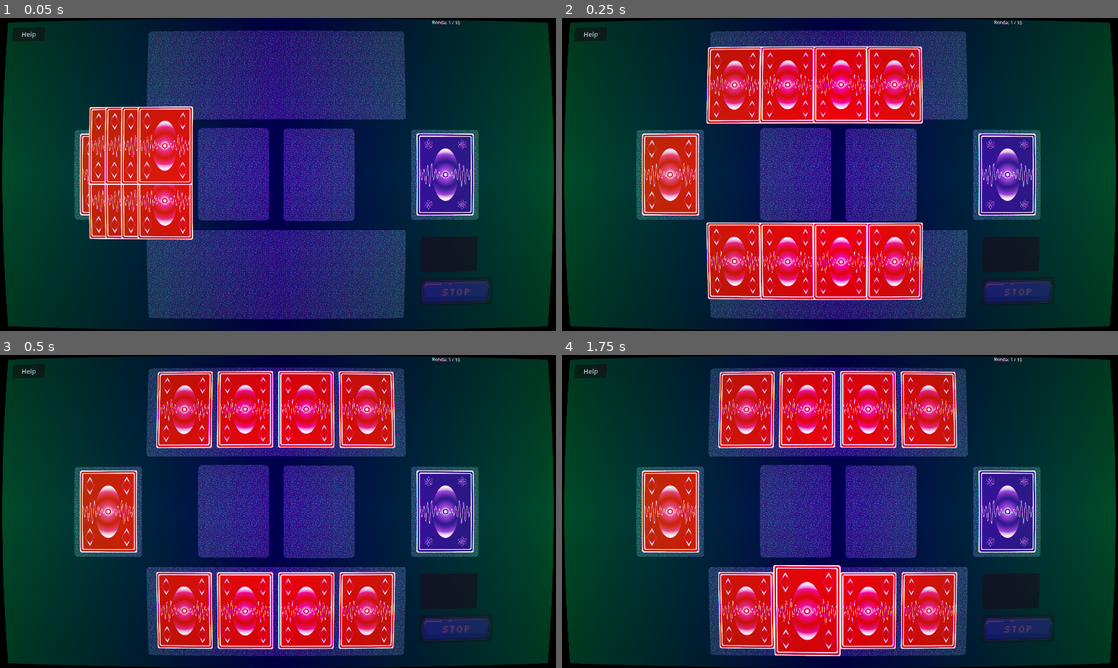
Above: before the commit, frames 1-4 (two rows, left to right).
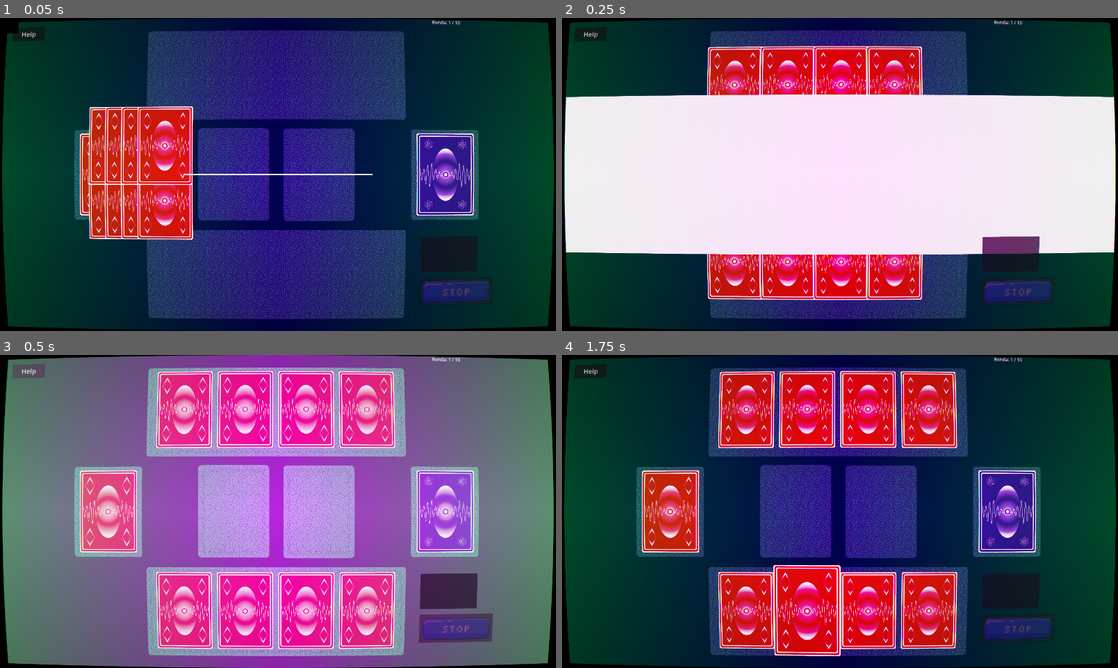
Above: after the commit, the same moments.

Repository: nmanteiga/BrinQo-Quantum-GameJam
Game: Godot game, scene res://scenes/crt_main.tscn
The game is run twice, just before and just after one commit, with the same random seed, the same clock (stepped at 60 frames per second) and the same inputs.
Inputs (mouse positions are in pixels of both pictures, inside the frame that each line leads up to):
- Up to frame 1 (0.05 s): no input
- Up to frame 2 (0.25 s): no input
- Up to frame 3 (0.5 s): no input
- Up to frame 4 (1.75 s): move the mouse to (962, 495) at 0.52 s; click (962, 495) at 0.67 s; tap Enter at 1.25 s; drag from (728, 527) to (812, 574) at 1.27 s

The runs differ from the first frame. In frame 1, 0.2% of the frame differs, in the area x 1-68%, y 1-51%; in frame 2, 49%; in frame 3, 95%, in the area x 0-100%, y 0-100%; in frame 4, nothing differs.

Commit message:
Adiciones menú principal Xian

Diff:
--- /dev/null
+++ b/scenes/boton-menu-principal.gdshader
@@ -0,0 +1,34 @@
+shader_type canvas_item;
+
+uniform sampler2D screen_texture : hint_screen_texture, filter_nearest;
+
+uniform float chaos : hint_range(0.0, 30.0) = 0.0;
+uniform float border_thickness : hint_range(0.0, 10.0) = 3.0;
+uniform vec4 border_color : source_color = vec4(1.0, 1.0, 1.0, 1.0);
+
+void fragment() {
+	vec2 uv = UV;
+
+	vec2 offset = vec2(0.0);
+	if (chaos > 0.1) {
+		float block_size = 20.0;
+		vec2 blocks = floor(uv * block_size);
+		float noise_x = sin(dot(blocks, vec2(12.9898, 78.233)) + TIME * 10.0);
+		float noise_y = cos(dot(blocks, vec2(39.346, 11.135)) - TIME * 10.0);
+		offset = vec2(noise_x, noise_y) * chaos * 0.001;
+	}
+
+	vec3 background = texture(screen_texture, SCREEN_UV + offset).rgb;
+
+	vec2 pixel_size = fwidth(UV);
+	vec2 border_size = pixel_size * border_thickness;
+
+	vec2 top_left = step(uv, border_size);
+	vec2 bottom_right = step(vec2(1.0) - border_size, uv);
+
+	float border_mask = max(max(top_left.x, top_left.y), max(bottom_right.x, bottom_right.y));
+
+	vec3 final_color = mix(background, border_color.rgb, border_mask * border_color.a);
+
+	COLOR = vec4(final_color, 1.0);
+}
--- a/scenes/crt_main.gd
+++ b/scenes/crt_main.gd
@@ -6,11 +6,23 @@
 @onready var close_button = $SubViewport/UILayer/HelpOverlay/MarginContainer/VBoxContainer/CloseButton
 @onready var table = $SubViewport/table
 @onready var music_player = $SubViewport/MusicPlayer
+@onready var turn_on_flash = $SubViewport/UILayer/TurnOnFlash
+@onready var black_bg = $SubViewport/UILayer/BlackBackground
 
 var currently_hovered = null
 var is_paused = false
 
 func _ready():
+	black_bg.visible = true
+	turn_on_flash.visible = true
+	turn_on_flash.scale = Vector2(0.0, 0.005)
+	var tween = create_tween()
+	tween.tween_property(turn_on_flash, "scale:x", 1.0, 0.15).set_ease(Tween.EASE_OUT)
+	tween.tween_property(turn_on_flash, "scale:y", 1.0, 0.2).set_ease(Tween.EASE_OUT)
+	tween.parallel().tween_callback(func(): black_bg.visible = false) # Quitamos lo negro justo cuando el blanco llena todo
+	tween.tween_property(turn_on_flash, "modulate:a", 0.0, 0.3) # El blanco se vuelve transparente
+	tween.tween_callback(func(): turn_on_flash.visible = false)
+
 	help_button.pressed.connect(_on_help_button_pressed)
 	close_button.pressed.connect(_on_close_button_pressed)
 	if music_player:
--- a/scenes/crt_main.tscn
+++ b/scenes/crt_main.tscn
@@ -204,3 +204,17 @@
 size_flags_horizontal = 4
 theme_override_font_sizes/font_size = 28
 text = "Close (ESC)"
+
+[node name="BlackBackground" type="ColorRect" parent="SubViewport/UILayer" unique_id=702165317]
+offset_right = 40.0
+offset_bottom = 40.0
+color = Color(0, 0, 0, 1)
+
+[node name="TurnOnFlash" type="ColorRect" parent="SubViewport/UILayer" unique_id=1928960778]
+anchors_preset = 15
+anchor_right = 1.0
+anchor_bottom = 1.0
+grow_horizontal = 2
+grow_vertical = 2
+pivot_offset = Vector2(960, 540)
+mouse_filter = 2
--- /dev/null
+++ b/scenes/help_overlay.gd
@@ -0,0 +1,88 @@
+extends Control
+
+# --- CONFIGURACIÓN ---
+@export var portada_texture : Texture2D
+@export var paginas_textures : Array[Texture2D]
+
+# --- REFERENCIAS INTERNAS ---
+@onready var book_container = $BookContainer
+@onready var cover_image = $BookContainer/CoverImage
+@onready var pages_container = $BookContainer/PagesContainer
+@onready var scroll_container = $BookContainer/PagesContainer/ScrollContainer
+@onready var page_content = $BookContainer/PagesContainer/ScrollContainer/PageContent
+@onready var timer_portada = $TimerPortada
+@onready var anim_player = $AnimationPlayer
+@onready var next_button = $BookContainer/PagesContainer/NextButton
+@onready var close_button = $BookContainer/PagesContainer/CloseButton
+
+# --- VARIABLES ---
+var pagina_actual_idx = 0
+var manual_abierto = false
+signal on_close
+
+func _ready():
+	# Inicialización
+	visible = false
+	pages_container.visible = false
+	cover_image.visible = true
+	timer_portada.timeout.connect(_abrir_libro)
+	next_button.pressed.connect(_siguiente_pagina)
+	close_button.pressed.connect(_cerrar_manual)
+
+	if portada_texture:
+		cover_image.texture = portada_texture
+
+func iniciar_manual():
+	visible = true
+	manual_abierto = true
+	pagina_actual_idx = 0
+	book_container.scale = Vector2(1, 1)
+	cover_image.visible = true
+	cover_image.modulate.a = 1.0
+	pages_container.visible = false
+	anim_player.play("entrada_desde_abajo")
+
+	await anim_player.animation_finished
+	timer_portada.start(3.0)
+
+func _abrir_libro():
+	anim_player.play("abrir_libro_zoom")
+
+	if paginas_textures.size() > 0:
+		page_content.texture = paginas_textures[0]
+
+	pages_container.visible = true
+	scroll_container.scroll_vertical = 0
+	_actualizar_botones()
+
+func _siguiente_pagina():
+	pagina_actual_idx += 1
+
+	if pagina_actual_idx < paginas_textures.size():
+		var tween = create_tween()
+		tween.tween_property(page_content, "modulate:a", 0.0, 0.1)
+		tween.tween_callback(func():
+			page_content.texture = paginas_textures[pagina_actual_idx]
+			scroll_container.scroll_vertical = 0 # Volver arriba al cambiar página
+		)
+		tween.tween_property(page_content, "modulate:a", 1.0, 0.1)
+
+		_actualizar_botones()
+	else:
+		_cerrar_manual()
+
+func _actualizar_botones():
+	if pagina_actual_idx == paginas_textures.size() - 1:
+		next_button.text = "FINISH"
+	else:
+		next_button.text = "NEXT >"
+
+func _cerrar_manual():
+	if not manual_abierto: return
+	manual_abierto = false
+
+	anim_player.play_backwards("entrada_desde_abajo")
+	await anim_player.animation_finished
+
+	visible = false
+	emit_signal("on_close")
--- /dev/null
+++ b/scenes/menu/boton-menu-principal.gdshader
@@ -0,0 +1,34 @@
+shader_type canvas_item;
+
+uniform sampler2D screen_texture : hint_screen_texture, filter_nearest;
+
+uniform float chaos : hint_range(0.0, 30.0) = 0.0;
+uniform float border_thickness : hint_range(0.0, 10.0) = 3.0;
+uniform vec4 border_color : source_color = vec4(1.0, 1.0, 1.0, 1.0);
+
+void fragment() {
+	vec2 uv = UV;
+
+	vec2 offset = vec2(0.0);
+	if (chaos > 0.1) {
+		float block_size = 20.0;
+		vec2 blocks = floor(uv * block_size);
+		float noise_x = sin(dot(blocks, vec2(12.9898, 78.233)) + TIME * 10.0);
+		float noise_y = cos(dot(blocks, vec2(39.346, 11.135)) - TIME * 10.0);
+		offset = vec2(noise_x, noise_y) * chaos * 0.001;
+	}
+
+	vec3 background = texture(screen_texture, SCREEN_UV + offset).rgb;
+
+	vec2 pixel_size = fwidth(UV);
+	vec2 border_size = pixel_size * border_thickness;
+
+	vec2 top_left = step(uv, border_size);
+	vec2 bottom_right = step(vec2(1.0) - border_size, uv);
+
+	float border_mask = max(max(top_left.x, top_left.y), max(bottom_right.x, bottom_right.y));
+
+	vec3 final_color = mix(background, border_color.rgb, border_mask * border_color.a);
+
+	COLOR = vec4(final_color, 1.0);
+}
--- /dev/null
+++ b/scenes/menu/fondo_estrelas.gdshader
@@ -0,0 +1,40 @@
+shader_type canvas_item;
+
+uniform vec2 resolution = vec2(1152.0, 648.0);
+uniform sampler2D noise_texture: filter_nearest, repeat_enable;
+uniform float density: hint_range(1.0, 100.0, 0.1) = 20.0;
+
+uniform float rotation_speed: hint_range(-1.0, 1.0, 0.001) = 0.02;
+uniform float spiral_curve: hint_range(-10.0, 10.0, 0.01) = 3.0;
+
+uniform vec2 center_offset = vec2(0.5, 1.0);
+
+uniform float layers: hint_range(1.0, 10.0, 1.0) = 5.0;
+
+void fragment() {
+	vec2 uv = UV;
+	float aspect = resolution.x / resolution.y;
+	uv.x *= aspect;
+
+	vec2 center = vec2(center_offset.x * aspect, center_offset.y);
+	vec2 rel_uv = uv - center;
+	float dist = length(rel_uv);
+	float angle = atan(rel_uv.y, rel_uv.x);
+
+	float stars = 0.0;
+
+	for (float i = 0.0; i < layers; i += 1.0) {
+		float layer_shift = i * 0.2;
+		float brightness = 1.0 - i * 0.2;
+
+		float new_angle = angle + (TIME * rotation_speed) + (dist * spiral_curve) + (i * 0.5);
+
+		vec2 spiral_uv = vec2(cos(new_angle), sin(new_angle)) * dist;
+
+		vec2 movement = vec2(TIME * rotation_speed * 0.5);
+
+		stars += step(0.2, pow(texture(noise_texture, spiral_uv + movement + layer_shift).r, density)) * brightness;
+	}
+
+	COLOR = vec4(vec3(stars), 1.0);
+}
--- /dev/null
+++ b/scenes/menu/fondo_estrelas.tscn
@@ -0,0 +1,26 @@
+[gd_scene format=3 uid="uid://dfkran2f8pvnr"]
+
+[ext_resource type="Shader" uid="uid://b5gt830h2j8xd" path="res://scenes/fondo_estrelas.gdshader" id="1_s0so6"]
+
+[sub_resource type="FastNoiseLite" id="FastNoiseLite_1n7ox"]
+noise_type = 0
+frequency = 0.35
+
+[sub_resource type="NoiseTexture2D" id="NoiseTexture2D_26eoj"]
+noise = SubResource("FastNoiseLite_1n7ox")
+
+[sub_resource type="ShaderMaterial" id="ShaderMaterial_xk6e6"]
+shader = ExtResource("1_s0so6")
+shader_parameter/resolution = Vector2(600, 400)
+shader_parameter/noise_texture = SubResource("NoiseTexture2D_26eoj")
+shader_parameter/density = 20.0
+shader_parameter/speed_x = 20.0
+shader_parameter/speed_y = 20.0
+shader_parameter/layers = 5.0
+
+[node name="FondoEstrelas" type="Node2D" unique_id=287089295]
+
+[node name="ColorRect" type="ColorRect" parent="." unique_id=1438668978]
+material = SubResource("ShaderMaterial_xk6e6")
+offset_right = 1920.0
+offset_bottom = 1080.0
--- /dev/null
+++ b/scenes/menu/title_screen.gdshader
@@ -0,0 +1,25 @@
+shader_type canvas_item;
+
+uniform float star_density = 250.0;
+uniform vec2 star_speed = vec2(0.02, 0.05);
+
+float rand(vec2 p) {
+    return fract(sin(dot(p, vec2(127.1, 311.7))) * 43758.5453123);
+}
+
+void fragment() {
+    vec2 uv = UV + TIME * star_speed;
+
+    vec2 gv = fract(uv * star_density);
+    vec2 id = floor(uv * star_density);
+
+    float r = rand(id);
+    float star = step(0.995, r);
+
+    float d = length(gv - 0.5);
+    float size = mix(0.3, 1.0, r);
+	star *= size;
+
+
+    COLOR = vec4(vec3(star), 1.0);
+}
--- /dev/null
+++ b/scenes/menu/title_screen.tscn
@@ -0,0 +1,177 @@
+[gd_scene format=3 uid="uid://lhq6ggjgaf71"]
+
+[ext_resource type="Script" uid="uid://do3c8klutomjs" path="res://title_screen.gd" id="1_fgkus"]
+[ext_resource type="FontFile" uid="uid://bfu4fc1t3nsdj" path="res://assets/VT323/VT323-Regular.ttf" id="1_mgrm8"]
+[ext_resource type="Shader" uid="uid://b5gt830h2j8xd" path="res://scenes/menu/fondo_estrelas.gdshader" id="2_sa3yf"]
+[ext_resource type="Shader" uid="uid://dbt0li63mm2lh" path="res://scenes/boton-menu-principal.gdshader" id="3_s4lrb"]
+
+[sub_resource type="Theme" id="Theme_dc4i4"]
+default_font = ExtResource("1_mgrm8")
+
+[sub_resource type="FastNoiseLite" id="FastNoiseLite_sa3yf"]
+noise_type = 0
+frequency = 1.0
+
+[sub_resource type="NoiseTexture2D" id="NoiseTexture2D_s4lrb"]
+noise = SubResource("FastNoiseLite_sa3yf")
+
+[sub_resource type="ShaderMaterial" id="ShaderMaterial_s4lrb"]
+shader = ExtResource("2_sa3yf")
+shader_parameter/resolution = Vector2(600, 400)
+shader_parameter/noise_texture = SubResource("NoiseTexture2D_s4lrb")
+shader_parameter/density = 20.0
+shader_parameter/rotation_speed = 0.03600004921000011
+shader_parameter/spiral_curve = 0.10000015050212065
+shader_parameter/center_offset = Vector2(0.5, 1)
+shader_parameter/layers = 5.0
+
+[sub_resource type="ShaderMaterial" id="ShaderMaterial_dc4i4"]
+shader = ExtResource("3_s4lrb")
+shader_parameter/chaos = 10.000000475
+shader_parameter/border_thickness = 3.0
+shader_parameter/border_color = Color(1, 1, 1, 0.8)
+
+[sub_resource type="StyleBoxEmpty" id="StyleBoxEmpty_s4lrb"]
+
+[sub_resource type="StyleBoxEmpty" id="StyleBoxEmpty_mgrm8"]
+
+[sub_resource type="StyleBoxEmpty" id="StyleBoxEmpty_dc4i4"]
+
+[sub_resource type="StyleBoxEmpty" id="StyleBoxEmpty_e54dn"]
+
+[sub_resource type="StyleBoxEmpty" id="StyleBoxEmpty_3yumr"]
+
+[sub_resource type="ShaderMaterial" id="ShaderMaterial_e54dn"]
+shader = ExtResource("3_s4lrb")
+shader_parameter/chaos = 10.0
+shader_parameter/border_thickness = 3.0
+shader_parameter/border_color = Color(1, 1, 1, 0.8)
+
+[sub_resource type="StyleBoxEmpty" id="StyleBoxEmpty_cs5ya"]
+
+[sub_resource type="StyleBoxEmpty" id="StyleBoxEmpty_mykxm"]
+
+[sub_resource type="StyleBoxEmpty" id="StyleBoxEmpty_tklts"]
+
+[sub_resource type="StyleBoxEmpty" id="StyleBoxEmpty_u26n3"]
+
+[sub_resource type="StyleBoxEmpty" id="StyleBoxEmpty_ib7db"]
+
+[sub_resource type="ShaderMaterial" id="ShaderMaterial_mgrm8"]
+shader = ExtResource("3_s4lrb")
+shader_parameter/chaos = 10.000000475
+shader_parameter/border_thickness = 3.0
+shader_parameter/border_color = Color(1, 1, 1, 0.8)
+
+[sub_resource type="StyleBoxFlat" id="StyleBoxFlat_s4lrb"]
+
+[node name="TitleScreen" type="Control" unique_id=1593408701 node_paths=PackedStringArray("start_button", "start_panel", "exit_button", "exit_panel", "tutorial_button", "tutorial_panel")]
+layout_mode = 3
+anchors_preset = 15
+anchor_right = 1.0
+anchor_bottom = 1.0
+offset_left = 3.0
+offset_top = 2.0
+offset_right = 3.0
+offset_bottom = 2.0
+grow_horizontal = 2
+grow_vertical = 2
+theme = SubResource("Theme_dc4i4")
+script = ExtResource("1_fgkus")
+start_button = NodePath("StartButtonPanel/StartButton")
+start_panel = NodePath("StartButtonPanel")
+exit_button = NodePath("ExitButtonPanel/ExitButton")
+exit_panel = NodePath("ExitButtonPanel")
+tutorial_button = NodePath("TutorialButtonPanel/TutorialButton")
+tutorial_panel = NodePath("TutorialButtonPanel")
+
+[node name="ColorRect" type="ColorRect" parent="." unique_id=181645343]
+material = SubResource("ShaderMaterial_s4lrb")
+layout_mode = 0
+offset_left = -3.0
+offset_top = -2.0
+offset_right = 1917.0
+offset_bottom = 1078.0
+color = Color(0, 0, 0, 1)
+
+[node name="StartButtonPanel" type="PanelContainer" parent="." unique_id=1623213412]
+material = SubResource("ShaderMaterial_dc4i4")
+layout_mode = 1
+anchors_preset = -1
+offset_left = 830.0
+offset_top = 700.0
+offset_right = 1130.0
+offset_bottom = 775.0
+mouse_filter = 2
+
+[node name="StartButton" type="Button" parent="StartButtonPanel" unique_id=612307753]
+layout_mode = 2
+theme_override_font_sizes/font_size = 28
+theme_override_styles/normal = SubResource("StyleBoxEmpty_s4lrb")
+theme_override_styles/pressed = SubResource("StyleBoxEmpty_mgrm8")
+theme_override_styles/hover = SubResource("StyleBoxEmpty_dc4i4")
+theme_override_styles/disabled = SubResource("StyleBoxEmpty_e54dn")
+theme_override_styles/focus = SubResource("StyleBoxEmpty_3yumr")
+action_mode = 0
+text = "Play game"
+icon_alignment = 1
+
+[node name="ExitButtonPanel" type="PanelContainer" parent="." unique_id=424800519]
+material = SubResource("ShaderMaterial_e54dn")
+layout_mode = 1
+anchors_preset = -1
+offset_left = 830.0
+offset_top = 900.0
+offset_right = 1130.0
+offset_bottom = 975.0
+mouse_filter = 2
+
+[node name="ExitButton" type="Button" parent="ExitButtonPanel" unique_id=1945000106]
+layout_mode = 2
+theme_override_font_sizes/font_size = 28
+theme_override_styles/normal = SubResource("StyleBoxEmpty_cs5ya")
+theme_override_styles/pressed = SubResource("StyleBoxEmpty_mykxm")
+theme_override_styles/hover = SubResource("StyleBoxEmpty_tklts")
+theme_override_styles/disabled = SubResource("StyleBoxEmpty_u26n3")
+theme_override_styles/focus = SubResource("StyleBoxEmpty_ib7db")
+text = "Quit game"
+
+[node name="TutorialButtonPanel" type="PanelContainer" parent="." unique_id=1081178227]
+material = SubResource("ShaderMaterial_mgrm8")
+layout_mode = 1
+anchors_preset = -1
+offset_left = 830.0
+offset_top = 800.0
+offset_right = 1130.0
+offset_bottom = 875.0
+mouse_filter = 2
+theme_override_styles/panel = SubResource("StyleBoxFlat_s4lrb")
+
+[node name="TutorialButton" type="Button" parent="TutorialButtonPanel" unique_id=1542368251]
+layout_mode = 2
+theme_override_font_sizes/font_size = 28
+theme_override_styles/normal = SubResource("StyleBoxEmpty_s4lrb")
+theme_override_styles/pressed = SubResource("StyleBoxEmpty_mgrm8")
+theme_override_styles/hover = SubResource("StyleBoxEmpty_dc4i4")
+theme_override_styles/disabled = SubResource("StyleBoxEmpty_e54dn")
+theme_override_styles/focus = SubResource("StyleBoxEmpty_3yumr")
+action_mode = 0
+text = "Tutorial
+"
+icon_alignment = 1
+
+[node name="RichTextLabel" type="RichTextLabel" parent="." unique_id=1844081594]
+layout_mode = 0
+offset_left = 7.0
+offset_top = 106.0
+offset_right = 1936.0
+offset_bottom = 506.0
+theme_override_font_sizes/normal_font_size = 200
+bbcode_enabled = true
+text = "[center][wave amp=50 freq=2 connected=1]Schrödinger's[/wave]
+[color=#2ecc71][shake rate=20 level=10]HAND[/shake][/color][/center]"
+fit_content = true
+scroll_active = false
+
+[connection signal="pressed" from="StartButtonPanel/StartButton" to="." method="_on_start_button_pressed"]
+[connection signal="pressed" from="ExitButtonPanel/ExitButton" to="." method="_on_exit_button_pressed"]
--- /dev/null
+++ b/title_screen.gd
@@ -0,0 +1,60 @@
+extends Control
+
+@export_group("Referencias")
+@export var start_button: Button
+@export var start_panel: Control
+@export var exit_button: Button
+@export var exit_panel: Control
+@export var tutorial_button: Button
+@export var tutorial_panel: Control
+
+func _ready():
+	if start_button and start_panel:
+		setup_quantum_button(start_button, start_panel)
+
+	if exit_button and exit_panel:
+		setup_quantum_button(exit_button, exit_panel)
+
+	if tutorial_button and tutorial_panel:
+		setup_quantum_button(tutorial_button, tutorial_panel)
+	else:
+		#print("OJO: Faltan asignar los nodos de Tutorial en el Inspector")
+		pass
+
+func setup_quantum_button(btn: Button, pnl: Control):
+	if not btn.mouse_entered.is_connected(_on_hover.bind(pnl, true)):
+		btn.mouse_entered.connect(_on_hover.bind(pnl, true))
+	if not btn.mouse_exited.is_connected(_on_hover.bind(pnl, false)):
+		btn.mouse_exited.connect(_on_hover.bind(pnl, false))
+
+	pnl.pivot_offset = pnl.size / 2
+
+	var mat = pnl.material as ShaderMaterial
+	if mat:
+		mat.set_shader_parameter("chaos", 0.0)
+		mat.set_shader_parameter("border_thickness", 2.0)
+
+func _on_hover(pnl: Control, hovered: bool):
+	var mat = pnl.material as ShaderMaterial
+	if not mat: return
+
+	var tween = create_tween().set_parallel(true).set_trans(Tween.TRANS_BACK).set_ease(Tween.EASE_OUT)
+
+	if hovered:
+		tween.tween_property(mat, "shader_parameter/chaos", 20.0, 0.2)
+		tween.tween_property(mat, "shader_parameter/border_thickness", 5.0, 0.2)
+		tween.tween_property(pnl, "scale", Vector2(1.1, 1.1), 0.15)
+
+	else:
+		tween.tween_property(mat, "shader_parameter/chaos", 0.0, 0.3)
+		tween.tween_property(mat, "shader_parameter/border_thickness", 2.0, 0.2)
+		tween.tween_property(pnl, "scale", Vector2(1.0, 1.0), 0.15)
+
+func _on_start_button_pressed():
+	get_tree().change_scene_to_file("res://scenes/crt_main.tscn")
+
+func _on_exit_button_pressed():
+	get_tree().quit()
+
+func _on_tutorial_button_pressed():
+	print("Tutorial clicado (Aún sin función)")
Not shown, added: assets/VT323/OFL.txt
Binary file added: assets/VT323/VT323-Regular.ttf
Not shown, added: assets/VT323/VT323-Regular.ttf.import
Binary file added: assets/tutorial/1.png
Not shown, added: assets/tutorial/1.png.import
Binary file added: assets/tutorial/2.png
Not shown, added: assets/tutorial/2.png.import
Binary file added: assets/tutorial/3.png
Not shown, added: assets/tutorial/3.png.import
Binary file added: assets/tutorial/4.png
Not shown, added: assets/tutorial/4.png.import
Binary file added: assets/tutorial/5.png
(and 7 more such lines)
